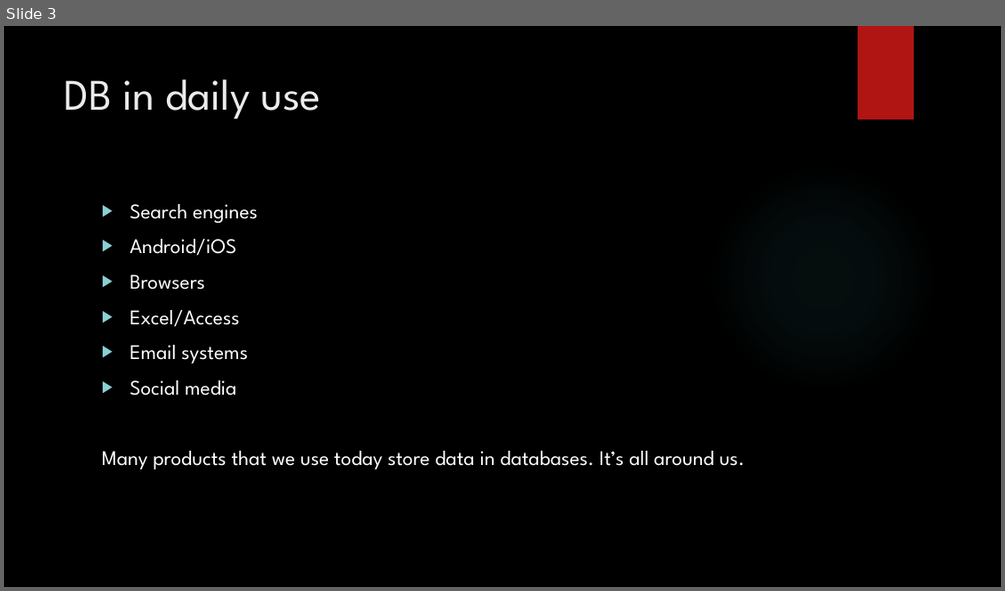
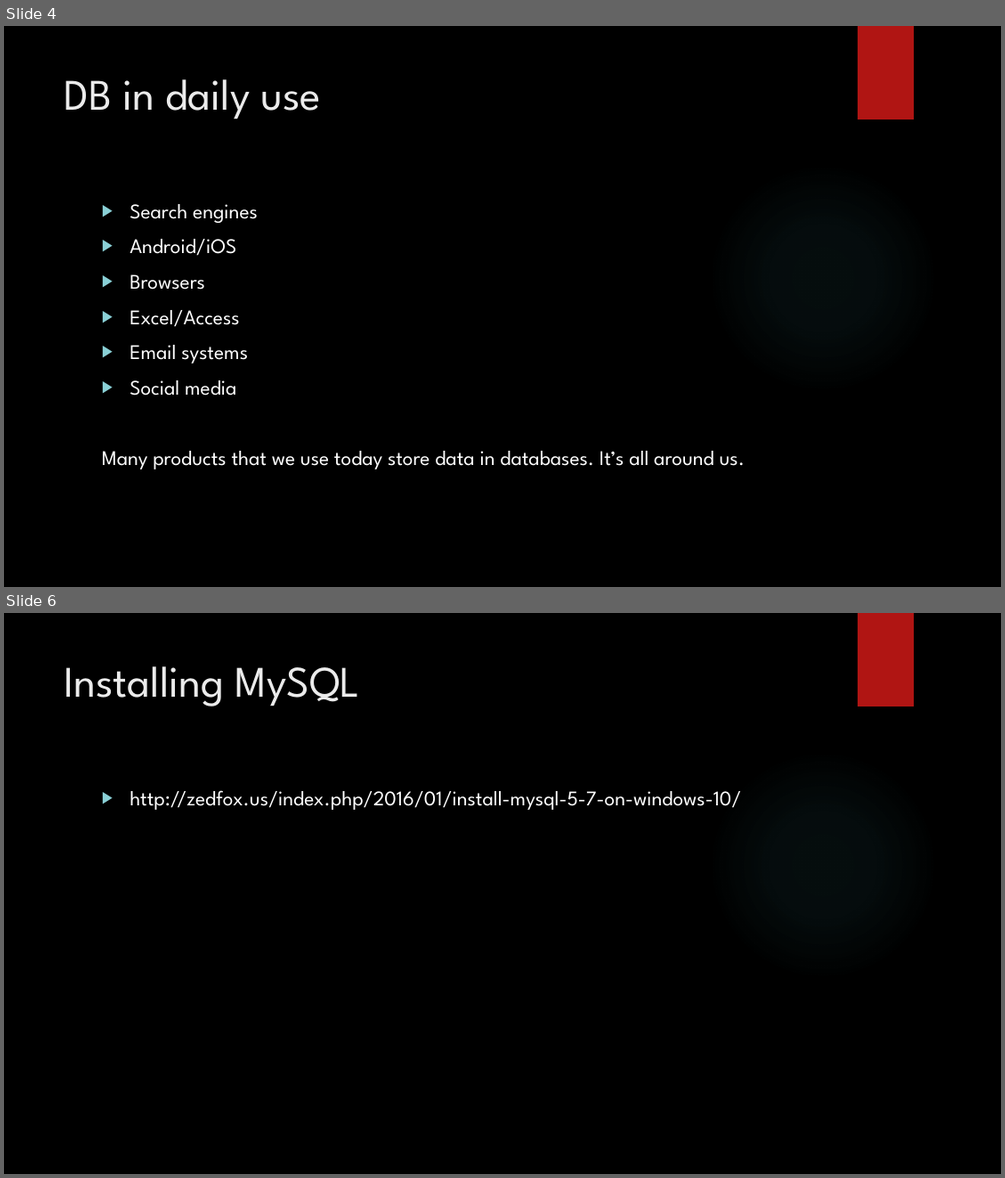
Before and after one commit to zedfoxus/database-bootcamp, a slide deck: Presentation/Database-Bootcamp-Presentation.pptx. Shown one above the other, each under a label of ours: slide 3 before the commit, slides 4 and 6 after it; the slides between them are not shown. The pictures are 1005x591 and 1005x1178 pixels, drawn with LibreOffice and Linux fonts; fonts in the diff are those of the drawing; background and template pictures are left out. Boxes give left, top, right and bottom in pixels: in the first picture for what was removed or moved away, otherwise in the second. Text is boxed around its words. In the diff, an @@ line names an element or a change of style, - is before the commit and + after.

```diff
--- a/Presentation/Database-Bootcamp-Presentation.pptx
+++ b/Presentation/Database-Bootcamp-Presentation.pptx
@@ slide 6 added at bbox=[4, 613, 1001, 1174], background picture (left out); not listed: 2 template elements that a slide beside it also shows @@
@@ title added at bbox=[65, 666, 359, 706], 42 pt, text #EBEBEB @@
+Installing MySQL
@@ text added at bbox=[129, 790, 741, 810], 20 pt, text #FFFFFF @@
+▶ http://zedfox.us/index.php/2016/01/install-mysql-5-7-on-windows-10/
@@ what was slide 3 is now slide 4 @@
```
Also in this commit, not shown: 2 slides changed, 1 other slide added.
